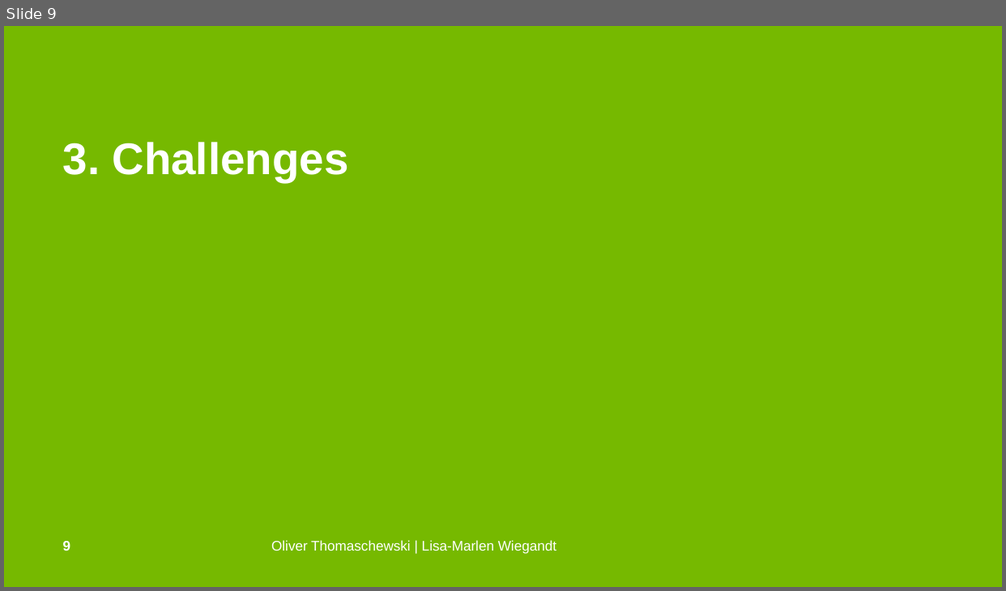
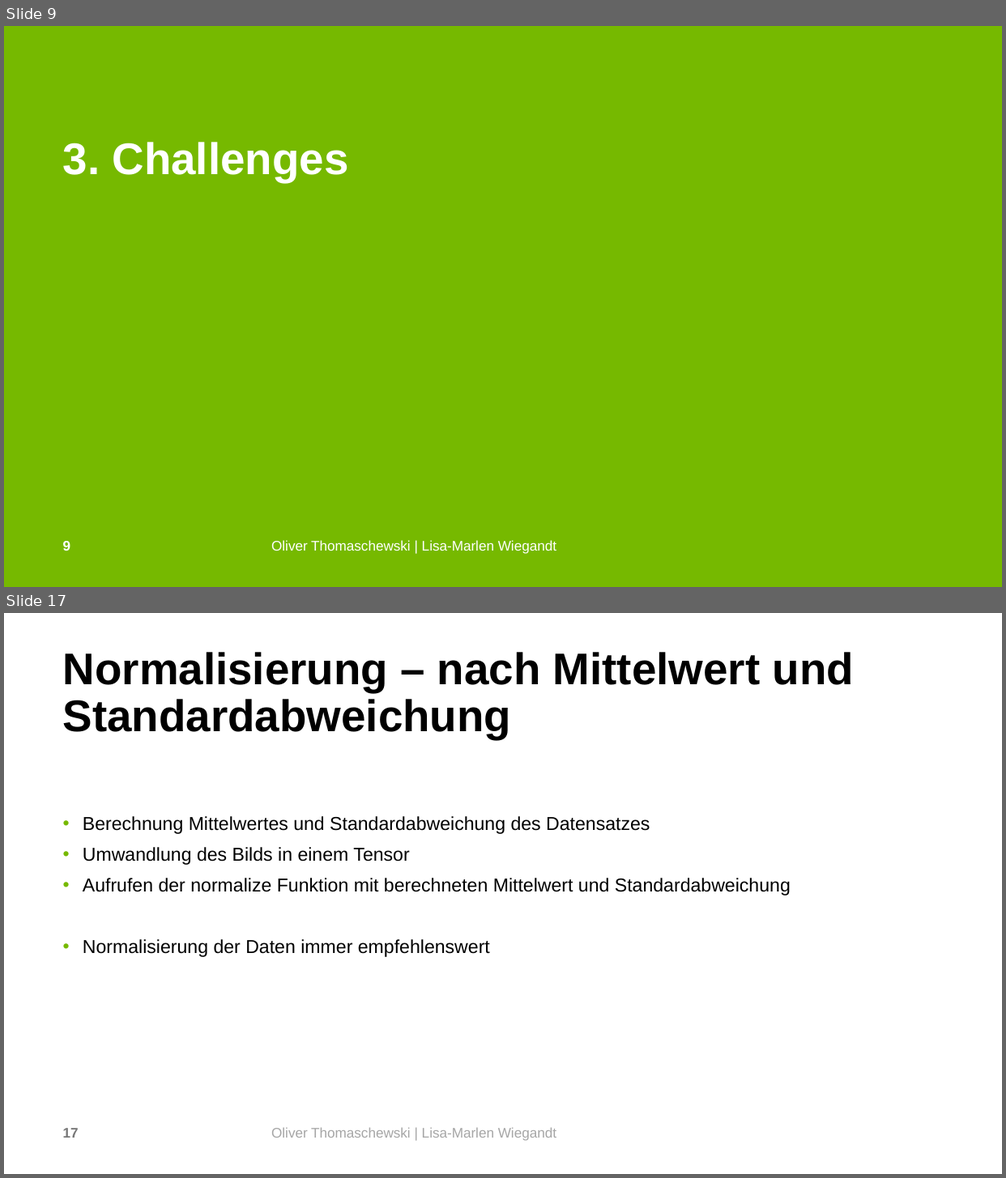
Before and after one commit to OliverThomaschewski/data_augmentation, a slide deck: Präsi.pptx. Shown one above the other, each under a label of ours: slide 9 before the commit, slides 9 and 17 after it; the slides between them are not shown. The pictures are 1006x591 and 1006x1178 pixels, drawn with LibreOffice and Linux fonts; fonts in the diff are those of the drawing; background and template pictures are left out. Boxes give left, top, right and bottom in pixels: in the first picture for what was removed or moved away, otherwise in the second. Text is boxed around its words. In the diff, an @@ line names an element or a change of style, - is before the commit and + after.

```diff
--- a/Präsi.pptx
+++ b/Präsi.pptx
@@ slide 17 added at (4, 613, 1002, 1174), background #FFFFFF @@
@@ title added at (63, 652, 854, 739), 42.7 pt, text #000000, bold @@
+Normalisierung – nach Mittelwert und Standardabweichung
@@ text added at (83, 816, 791, 957), 18 pt, text #000000 @@
+      • Berechnung Mittelwertes und Standardabweichung des Datensatzes
+      • Umwandlung des Bilds in einem Tensor
+      • Aufrufen der normalize Funktion mit berechneten Mittelwert und Standardabweichung
+      • Normalisierung der Daten immer empfehlenswert
@@ page number added at (63, 1128, 79, 1138), 13.3 pt, text #787878, bold @@
+17
@@ text added at (271, 1127, 556, 1141), 13.3 pt, text #A6A6A6 @@
+Oliver Thomaschewski | Lisa-Marlen Wiegandt
```
Also in this commit, not shown: 12 slides changed, 11 other slides added, 1 slide removed, 1 other file.
